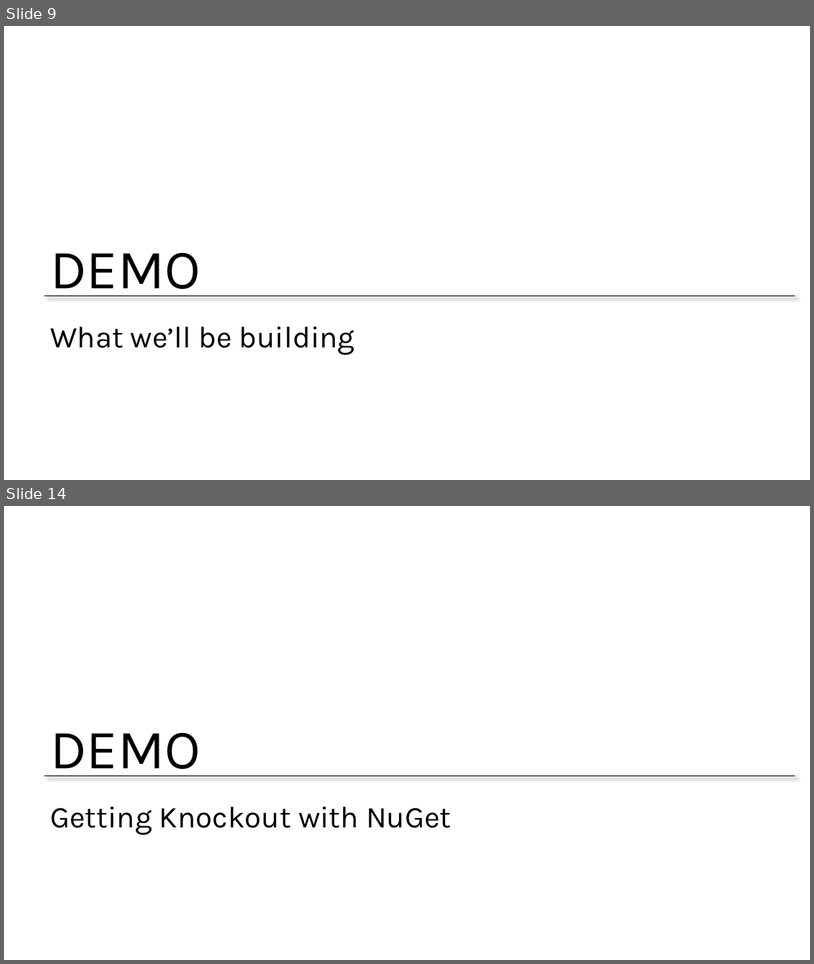
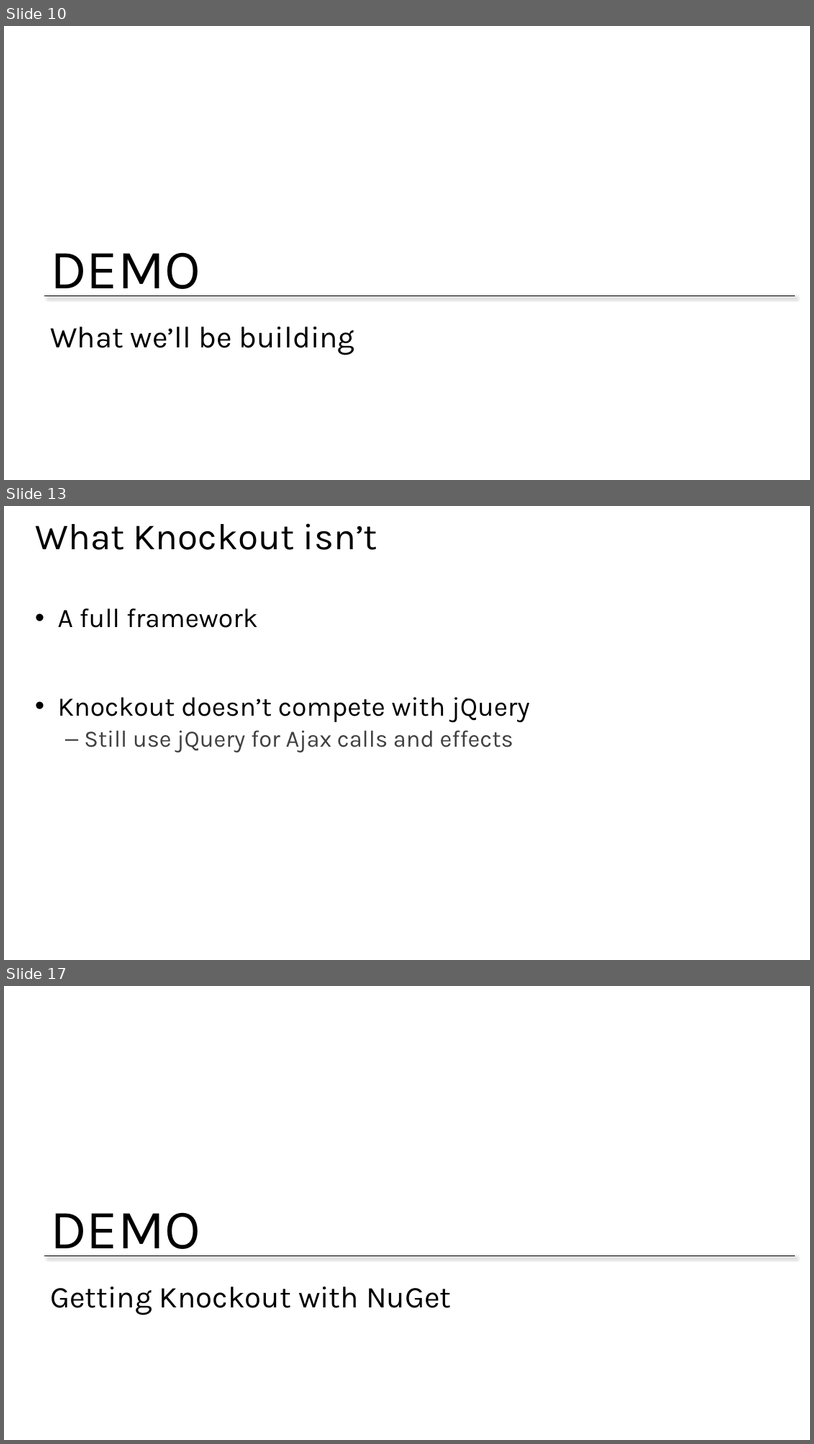
Before and after one commit to jongalloway/Knockout-MVA, a slide deck: Slides/1 - Introducing Knockout.pptx. Shown one above the other, each under a label of ours: slides 9 and 14 before the commit, slides 10, 13 and 17 after it; the slides between them are not shown. The pictures are 814x964 and 814x1444 pixels, drawn with LibreOffice and Linux fonts; fonts in the diff are those of the drawing; background and template pictures are left out. Boxes give left, top, right and bottom in pixels: in the first picture for what was removed or moved away, otherwise in the second. Text is boxed around its words. In the diff, an @@ line names an element or a change of style, - is before the commit and + after.

```diff
--- a/Slides/1 - Introducing Knockout.pptx
+++ b/Slides/1 - Introducing Knockout.pptx
@@ slide 13 added at <box>4,506,810,960</box>, background #FFFFFF @@
@@ title added at <box>35,523,378,550</box>, 44 pt, text #000000 @@
+What Knockout isn’t
@@ text added at <box>58,608,530,752</box>, 32 pt, text #000000 @@
+• A full framework
+• Knockout doesn’t compete with jQuery
+  – Still use jQuery for Ajax calls and effects
@@ what was slide 9 is now slide 10 @@
@@ what was slide 14 is now slide 17 @@
```
Also in this commit, not shown: 2 slides changed, 8 other slides added, 4 slides removed, 1 other file.
